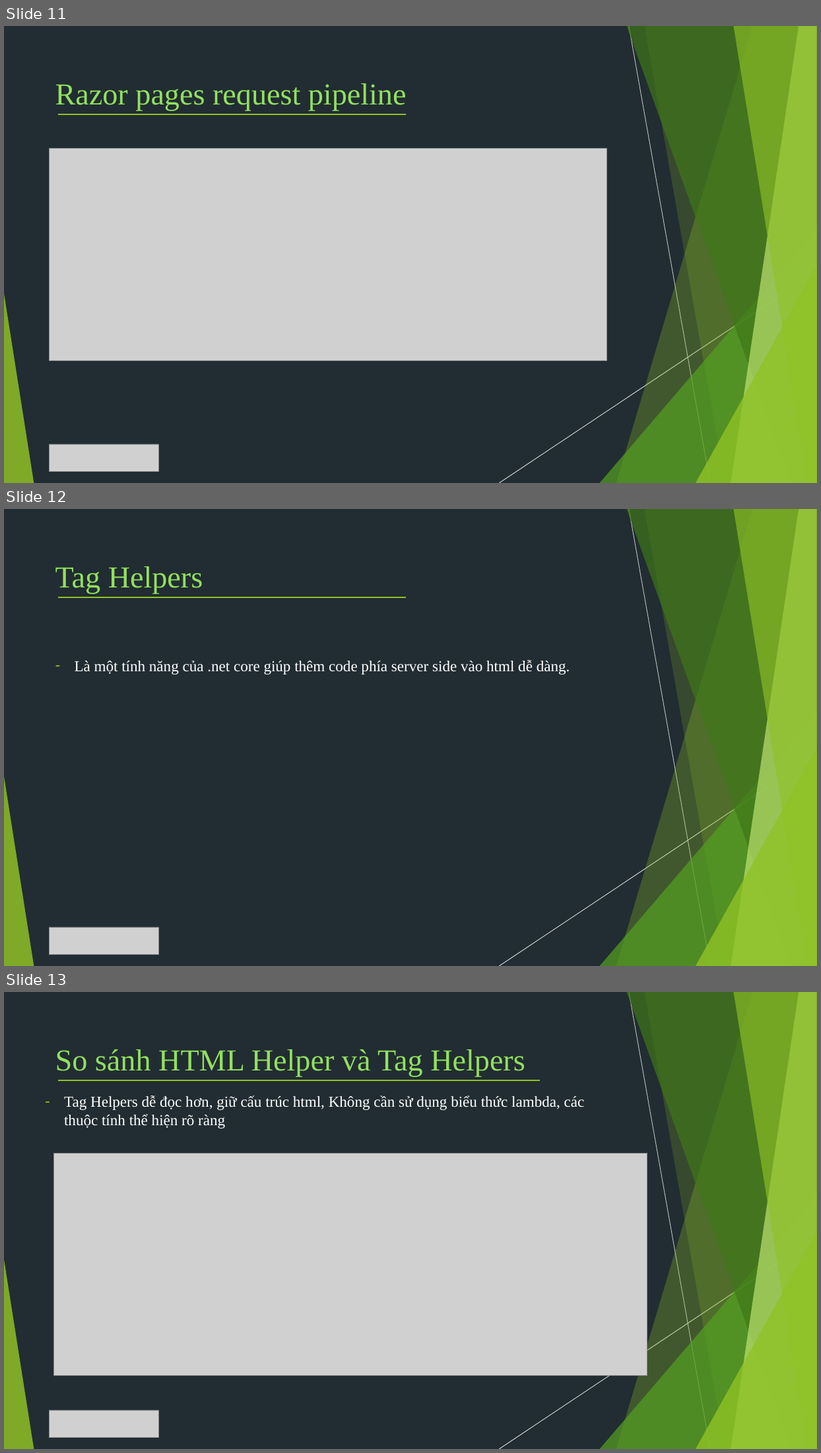
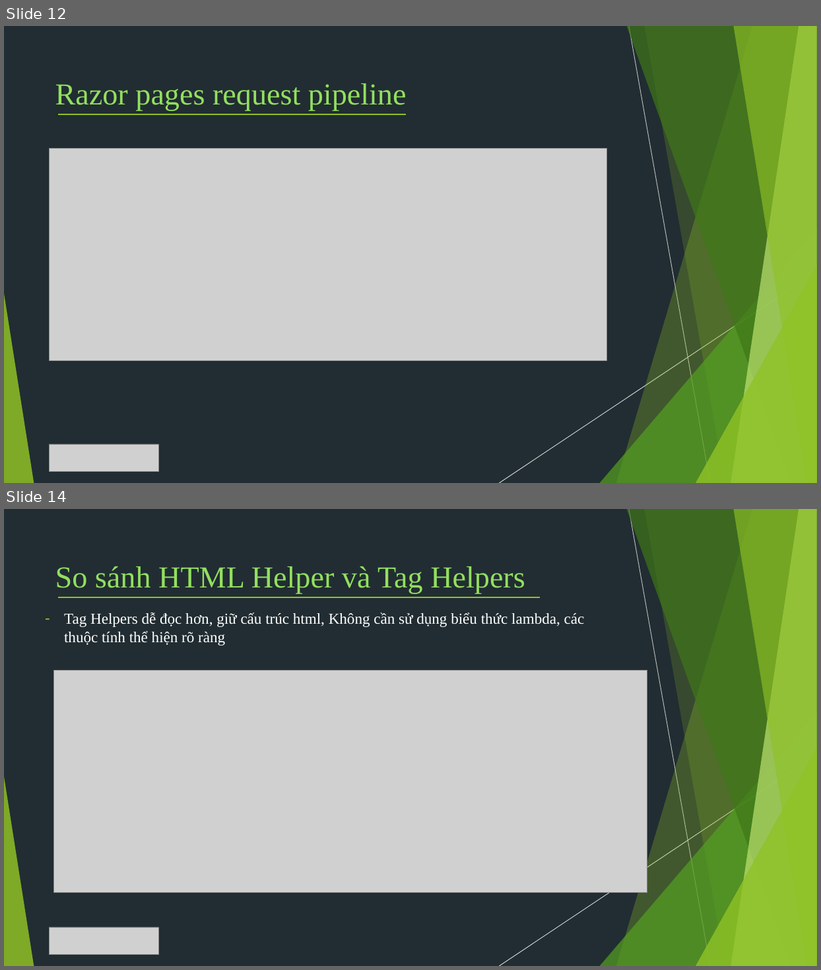
Before and after one commit to TechMarDay/RazorPage, a slide deck: Razor pages.pptx. Shown one above the other, each under a label of ours: slides 11, 12 and 13 before the commit, slides 12 and 14 after it; the slides between them are not shown. The pictures are 821x1453 and 821x970 pixels, drawn with LibreOffice and Linux fonts; fonts in the diff are those of the drawing; grey boxes stand for pictures. Boxes give left, top, right and bottom in pixels: in the first picture for what was removed or moved away, otherwise in the second. Text is boxed around its words. In the diff, an @@ line names an element or a change of style, - is before the commit and + after.

```diff
--- a/Razor pages.pptx
+++ b/Razor pages.pptx
@@ slide 12 removed at [4,509,817,966], background #212D32; not listed: 10 template elements that a slide beside it also shows @@
@@ text removed at [55,566,203,593] @@
-Tag Helpers
@@ line removed from (58, 597) to (406, 597) @@
@@ text removed at [75,660,570,675] @@
-– Là một tính năng của .net core giúp thêm code phía server side vào html dễ dàng.
@@ picture removed at [49,927,158,955] @@
@@ what was slide 11 is now slide 12 @@
@@ what was slide 13 is now slide 14 @@
```
Also in this commit, not shown: 17 slides changed, 4 slides added, 2 other slides removed.
